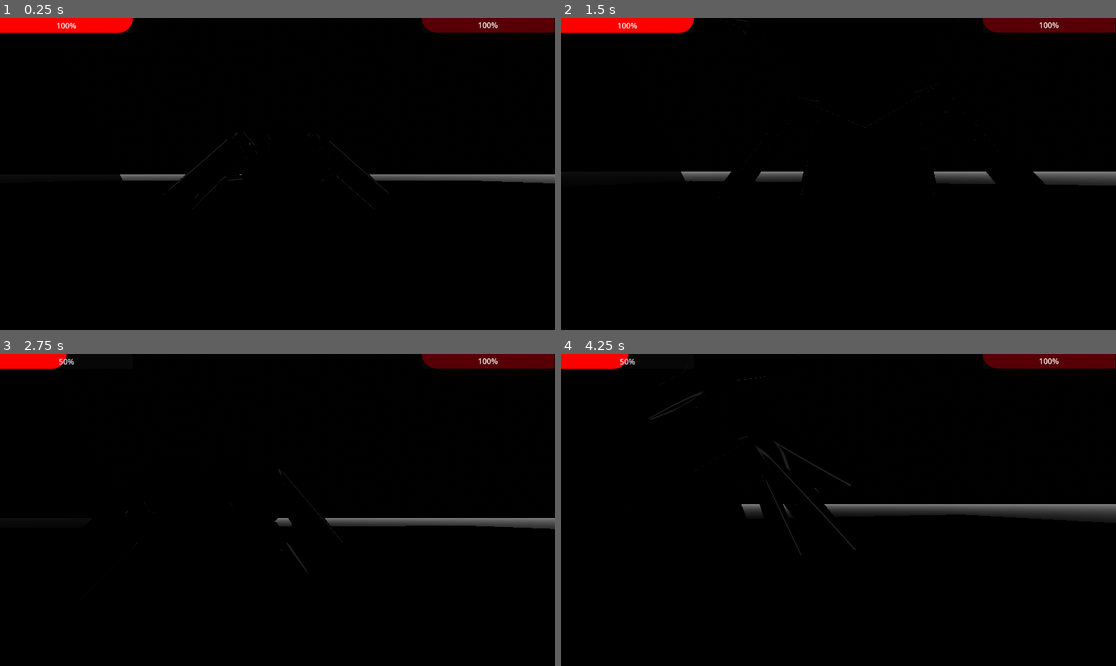
Above: before the commit, frames 1-4 (two rows, left to right).
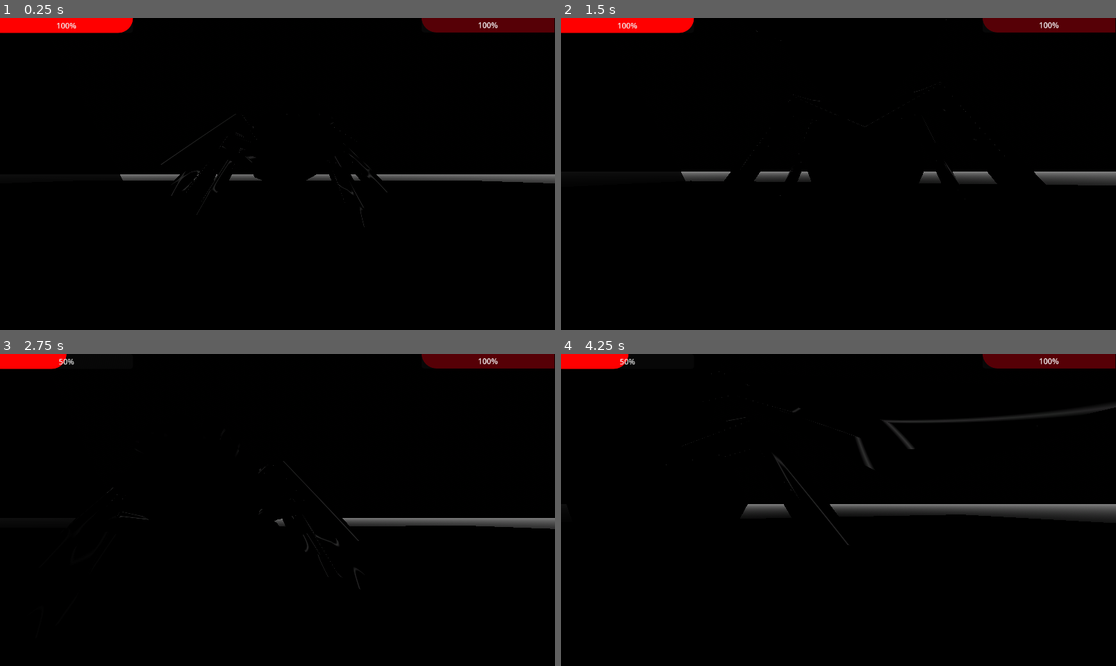
Above: after the commit, the same moments.

Repository: ruapotato/eyelander
Game: Godot game, scene res://world.tscn
The game is run twice, just before and just after one commit, with the same random seed, the same clock (stepped at 60 frames per second) and the same inputs. Sound files missing from this copy of the repository are replaced by a short silence.
Inputs (mouse positions are in pixels of both pictures, inside the frame that each line leads up to):
- Up to frame 1 (0.25 s): no input
- Up to frame 2 (1.5 s): move the mouse to (866, 174) at 0.52 s; hold W (forward) from 0.53 s (still down); right-click (866, 174) at 0.6 s; tap Space (jump) at 0.77 s; move the mouse to (810, 174) at 1.27 s; right-click (810, 174) at 1.35 s
- Up to frame 3 (2.75 s): keep holding W (forward); tap Space (jump) at 1.52 s; move the mouse to (288, 503) at 2.02 s; press the mouse at (288, 503) at 2.03 s; right-click (288, 503) at 2.3 s
- Up to frame 4 (4.25 s): keep holding W (forward); move the mouse to (832, 516) at 2.77 s; release the mouse at (832, 516) at 2.78 s; right-click (832, 516) at 2.85 s; tap Space (jump) at 3.02, 3.77 s; move the mouse to (877, 513) at 3.52 s; right-click (877, 513) at 3.6 s

The runs differ from the first frame. In frame 1, 0.4% of the frame differs, in the area x 29-70%, y 30-68%; in frame 2, 0.4%; in frame 3, 0.3%; in frame 4, 1.0%, in the area x 15-100%, y 5-65%.

Commit message:
better animations

Diff:
--- a/boss_1.gd
+++ b/boss_1.gd
@@ -11,7 +11,7 @@
 @onready var animation_tree = find_child("mesh").find_child("AnimationTree")
 @onready var slam_effect = $slam_effect
 @onready var butt = $butt
-var walk_sound_every = 1000
+var walk_sound_every = 10000
 var walk_sounds_timer = 0
 var SPEED = 2
 var MAX_SPEED = 2
@@ -64,6 +64,7 @@
 				knockback_force.y = 2
 				player.knockback = knockback_force
 				player.damage_todo = 5
+				hit.collider.find_child("hit").play()
 			elif hit.collider.name == "player":
 				print("player hit")
 				knockback_force = knockback_direction * knockback_strength
@@ -120,6 +121,7 @@
 			if walk_sounds_timer >= walk_sound_every:
 				walk_sound()
 				walk_sounds_timer = 0
+				print("wlak sound")
 		if action != "walking":
 			new_speed.x = lerp(new_speed.x, 0.0, .2)
 			new_speed.z = lerp(new_speed.z, 0.0, .2)
@@ -144,7 +146,7 @@
 	# Add the gravity.
 	if not is_on_floor():
 		velocity.y -= gravity * delta
-	walk_sound_every = velocity.length() * delta * 50
+	walk_sound_every = velocity.length() * delta * 20
 	#print(walk_sound_every)
 
 	var dist_to_player = global_position.distance_to(player.global_position)
--- a/boss_1_import.tscn
+++ b/boss_1_import.tscn
@@ -40,7 +40,7 @@
 [sub_resource type="AnimationNodeOneShot" id="AnimationNodeOneShot_qpgrh"]
 
 [sub_resource type="AnimationNodeBlendTree" id="AnimationNodeBlendTree_bgq3b"]
-graph_offset = Vector2(-406.944, 86.8705)
+graph_offset = Vector2(-705, 117)
 nodes/Animation/node = SubResource("AnimationNodeAnimation_j4pnh")
 nodes/Animation/position = Vector2(-320, 340)
 "nodes/Animation 2/node" = SubResource("AnimationNodeAnimation_cuxhs")
@@ -65,30 +65,38 @@
 [node name="boss_2" instance=ExtResource("1_ignb7")]
 
 [node name="Skeleton3D" parent="Armature" index="0"]
-bones/0/position = Vector3(1.11893, 9.32092, -9.13724)
+bones/0/position = Vector3(1.11893, 13.8916, -9.13724)
 bones/0/rotation = Quaternion(0.736164, -0.0295269, 0.0319947, 0.675401)
-bones/1/rotation = Quaternion(-0.359502, -0.0596413, -0.696759, 0.617842)
-bones/2/rotation = Quaternion(0.541853, 0.084197, -0.375865, 0.747016)
-bones/3/rotation = Quaternion(-0.357999, 0.0861197, 0.637962, 0.676332)
-bones/4/rotation = Quaternion(0.541852, -0.084196, 0.375864, 0.747017)
+bones/1/rotation = Quaternion(-0.253185, -0.169412, -0.73915, 0.600712)
+bones/2/rotation = Quaternion(0.438268, 0.0668664, -0.295323, 0.846306)
+bones/3/rotation = Quaternion(-0.242879, 0.186379, 0.682442, 0.663736)
+bones/4/rotation = Quaternion(0.438265, -0.0668649, 0.295321, 0.846309)
 bones/7/rotation = Quaternion(0.194838, -0.130096, 0.0755277, 0.969231)
 bones/8/rotation = Quaternion(0.198067, 0.123456, -0.0985119, 0.96738)
-bones/13/rotation = Quaternion(0.301996, -0.14157, 0.113477, 0.935884)
-bones/14/rotation = Quaternion(0.127254, 0.393976, 0.666849, 0.619598)
-bones/15/rotation = Quaternion(0.301993, 0.141573, -0.113477, 0.935885)
-bones/16/rotation = Quaternion(-0.114528, -0.30074, -0.722783, 0.611575)
-bones/17/rotation = Quaternion(0.368253, -0.0386695, -0.186104, 0.910088)
-bones/18/rotation = Quaternion(-0.103509, 0.304661, 0.699844, 0.637719)
-bones/19/rotation = Quaternion(0.368249, 0.0386707, 0.186101, 0.91009)
-bones/21/rotation = Quaternion(0.246362, -0.0542033, -0.453449, 0.85484)
-bones/22/rotation = Quaternion(-0.0977401, 0.11326, 0.602002, 0.784355)
-bones/23/rotation = Quaternion(0.205115, -0.00846011, 0.504118, 0.838881)
+bones/12/rotation = Quaternion(0.122321, -0.56404, -0.440376, 0.687725)
+bones/12/scale = Vector3(1.15439, 1.15439, 1.15439)
+bones/13/rotation = Quaternion(0.028987, 0.199629, -0.253802, 0.945988)
+bones/13/scale = Vector3(1.00013, 1.34351, 1.00679)
+bones/14/rotation = Quaternion(0.122311, 0.56402, 0.440382, 0.687739)
+bones/14/scale = Vector3(1.15439, 1.15439, 1.15439)
+bones/15/rotation = Quaternion(0.0289858, -0.199626, 0.253803, 0.945988)
+bones/15/scale = Vector3(1.00013, 1.34351, 1.00679)
+bones/16/rotation = Quaternion(-0.0445609, -0.533139, -0.620458, 0.573418)
+bones/16/scale = Vector3(1.28774, 1.28774, 1.28774)
+bones/17/rotation = Quaternion(0.077453, -0.0657471, -0.209374, 0.972543)
+bones/18/rotation = Quaternion(-0.0250543, 0.534337, 0.598997, 0.595868)
+bones/18/scale = Vector3(1.28774, 1.28774, 1.28774)
+bones/19/rotation = Quaternion(0.0774488, 0.065749, 0.209372, 0.972544)
+bones/20/rotation = Quaternion(-0.0746289, -0.253388, -0.570779, 0.777455)
+bones/21/rotation = Quaternion(0.287304, -0.0634732, -0.4826, 0.824939)
+bones/22/rotation = Quaternion(-0.0838426, 0.254329, 0.603595, 0.750973)
+bones/23/rotation = Quaternion(0.243098, 0.00481293, 0.535462, 0.808802)
 
 [node name="AnimationTree" type="AnimationTree" parent="." index="2"]
 tree_root = SubResource("AnimationNodeBlendTree_bgq3b")
 anim_player = NodePath("../AnimationPlayer")
 active = true
-parameters/TimeScale/scale = 3.0
+parameters/TimeScale/scale = 10.0
 "parameters/TimeScale 2/scale" = 2.0
 parameters/effect_1/active = false
 parameters/effect_1/internal_active = false
--- a/player.gd
+++ b/player.gd
@@ -7,6 +7,7 @@
 @onready var shild = $shild
 @onready var camera = $piv/SpringArm3D/Camera3D
 @onready var gui = $GUI
+@onready var hurt_sund = $hurt
 @onready var boss_1 = get_parent().find_child("boss_1")
 var mouse_sensitivity = .0035
 var speed = 5
@@ -165,6 +166,8 @@
 		life = 100
 
 	if damage_todo != 0:
+		if damage_todo > 15:
+			hurt_sund.play()
 		life -= damage_todo
 		gui.find_child("LIFE").value = life
 		damage_todo = 0
--- a/player.tscn
+++ b/player.tscn
@@ -1,9 +1,11 @@
-[gd_scene load_steps=7 format=3 uid="uid://hj5galx0bqtw"]
+[gd_scene load_steps=9 format=3 uid="uid://hj5galx0bqtw"]
 
 [ext_resource type="Script" path="res://player.gd" id="1_oeri7"]
 [ext_resource type="PackedScene" uid="uid://dovic5nx1uejg" path="res://sword.tscn" id="2_n5who"]
 [ext_resource type="PackedScene" uid="uid://dsnalbd7u0d68" path="res://shild.tscn" id="3_f2err"]
 [ext_resource type="PackedScene" uid="uid://c0f1cbrr54p8a" path="res://gui.tscn" id="4_dg2ap"]
+[ext_resource type="AudioStream" uid="uid://di003tlqiifkq" path="res://sounds/hurt2.wav" id="5_brbjp"]
+[ext_resource type="Script" path="res://Light_sounds.gd" id="6_47ugm"]
 
 [sub_resource type="CapsuleMesh" id="CapsuleMesh_m0rko"]
 radius = 0.4
@@ -39,3 +41,19 @@
 transform = Transform3D(1, 0, 0, 0, 1, 0, 0, 0, 1, 0, 0.238144, 0)
 
 [node name="GUI" parent="." instance=ExtResource("4_dg2ap")]
+
+[node name="hurt" type="AudioStreamPlayer3D" parent="."]
+transform = Transform3D(1, 0, 0, 0, 1, 0, 0, 0, 1, 0, 0.156918, -0.747707)
+stream = ExtResource("5_brbjp")
+max_db = 6.0
+doppler_tracking = 2
+script = ExtResource("6_47ugm")
+
+[node name="sound_light" type="OmniLight3D" parent="hurt"]
+transform = Transform3D(1, 0, 0, 0, 1, 0, 0, 0, 1, 0, 0.0348836, -0.0037058)
+light_color = Color(0, 0, 1, 1)
+light_energy = 15.03
+light_size = 1.0
+shadow_enabled = true
+omni_range = 4096.0
+omni_shadow_mode = 0
--- a/shild.tscn
+++ b/shild.tscn
@@ -1,9 +1,10 @@
-[gd_scene load_steps=6 format=3 uid="uid://dsnalbd7u0d68"]
+[gd_scene load_steps=7 format=3 uid="uid://dsnalbd7u0d68"]
 
 [ext_resource type="PackedScene" uid="uid://bgi4n76rxj178" path="res://shild_import.tscn" id="1_2fpaf"]
 [ext_resource type="Script" path="res://shild.gd" id="1_lk3q2"]
 [ext_resource type="AudioStream" uid="uid://cf1t4d2fdascp" path="res://sounds/sound6.wav" id="3_ke268"]
 [ext_resource type="Script" path="res://Light_sounds.gd" id="4_2e7xp"]
+[ext_resource type="AudioStream" uid="uid://b6t6s702fb5mp" path="res://sounds/sound8.wav" id="5_umm4n"]
 
 [sub_resource type="BoxShape3D" id="BoxShape3D_744lb"]
 size = Vector3(1, 1.595, 0.14)
@@ -31,3 +32,20 @@
 shadow_enabled = true
 omni_range = 4096.0
 omni_shadow_mode = 0
+
+[node name="hit" type="AudioStreamPlayer3D" parent="."]
+transform = Transform3D(1, 0, 0, 0, 1, 0, 0, 0, 1, 0, 0.156918, -0.747707)
+stream = ExtResource("5_umm4n")
+volume_db = 10.0
+max_db = 6.0
+doppler_tracking = 2
+script = ExtResource("4_2e7xp")
+
+[node name="sound_light" type="OmniLight3D" parent="hit"]
+transform = Transform3D(1, 0, 0, 0, 1, 0, 0, 0, 1, 0, 0.0348836, -0.0037058)
+light_color = Color(0, 0, 1, 1)
+light_energy = 15.03
+light_size = 1.0
+shadow_enabled = true
+omni_range = 4096.0
+omni_shadow_mode = 0
Binary file changed: import/boss_1.glb
Not shown, added: sounds/hurt2.wav.import
Not shown, changed: boss_1_v6.blend
Not shown, changed: boss_1_v6.blend1
Not shown, added: sounds/hurt2.wav
